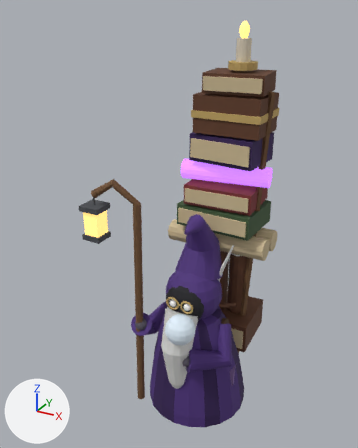
What one commit did to the Blender file art/shopkeepers/folio/folio.blend.
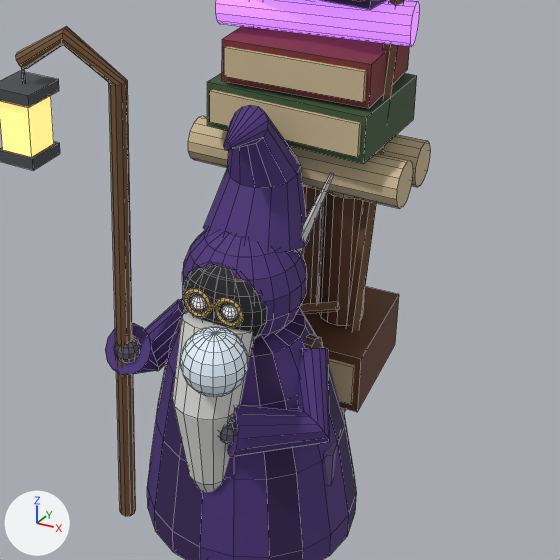
There are two pictures of each version: one whole from a 50 mm camera at (0.883, -1.796, 1.818) aimed at (-0.112, 0.014, 0.913), one close up on the part from 23% to 94% of the width and 37% to 94% of the height. Lighting does not change. The marker at lower left points along +X, +Y and +Z. The older version's two pictures come first. The close-ups show mesh edges as thin lines.

Objects in the first close-up: 'folio'.
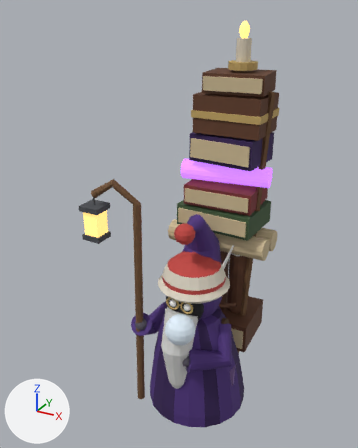
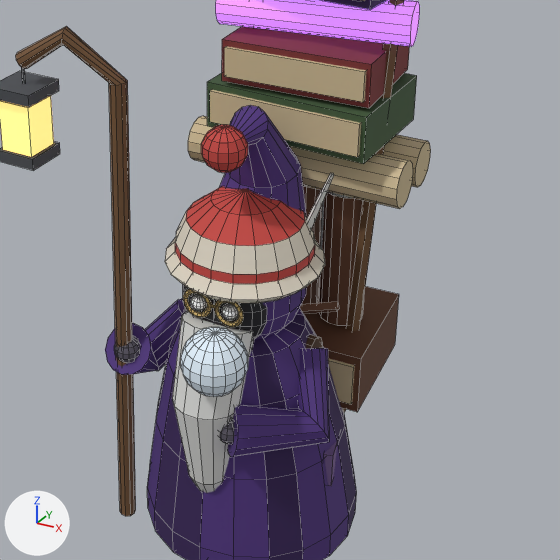
What the commit changed:
me_folio is used by ob_folio; location (0.0, 0.0, 0.0).
me_folio had 2010 vertices, 1807 faces and spanned x -0.45..0.26, y -0.33..0.35, z 0.0..1.77.
me_folio now has 2277 vertices, 2066 faces and spans x -0.45..0.26, y -0.33..0.35, z 0.0..1.77.
me_folio part 1: a new loose piece, a UV sphere (14 segments, 7 rings, poles along z) spanning x -0.044..0.044, y -0.183..-0.097, z 0.905..0.995, in mat_cloth.
me_folio part 2: a new loose piece of 100 vertices spanning x -0.16..0.16, y -0.21..0.11, z 0.65..0.69, in mat_cloth.
me_folio part 3: a new loose piece of 81 vertices spanning x -0.14..0.14, y -0.19..0.09, z 0.67..0.83, in mat_cloth.

Location of each change, [x1, y1, x2, y2] in pixels of the close-ups (560 x 560 px):
part 1 of me_folio, added (red): after [201, 125, 248, 173]
part 2 of me_folio, added: after [165, 237, 325, 303]
part 3 of me_folio, added: after [175, 186, 315, 284]
